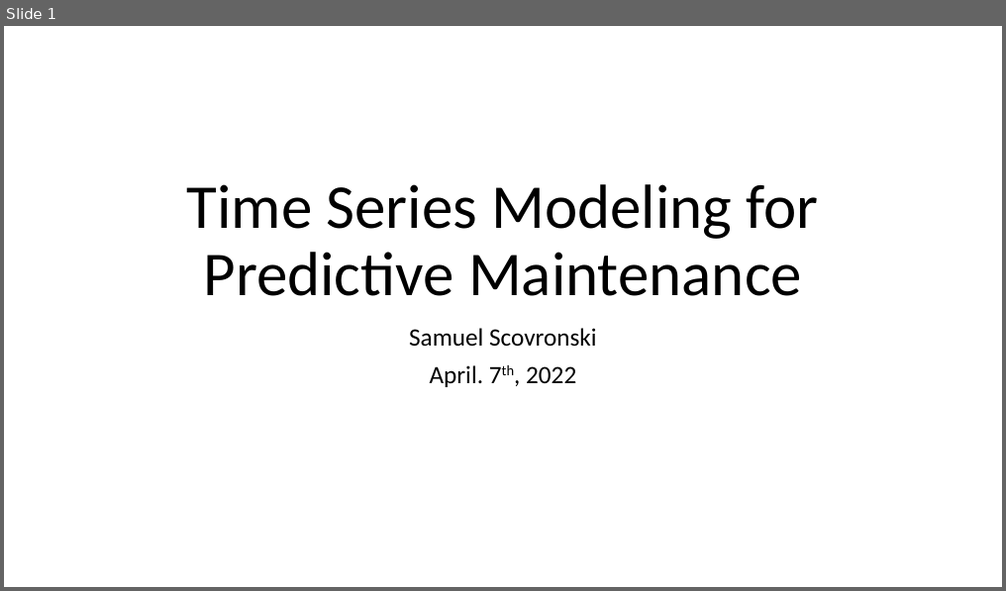
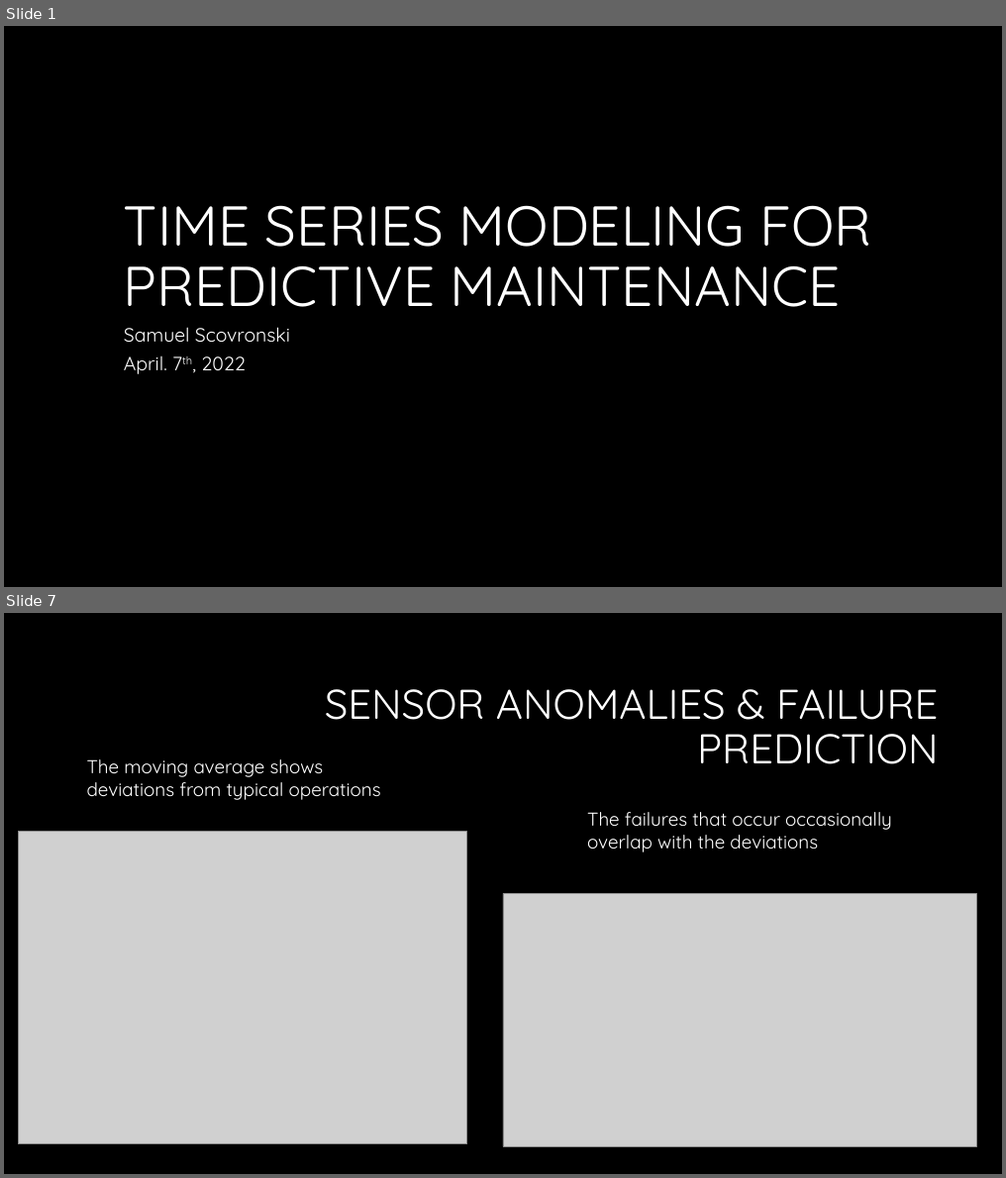
Before and after one commit to scosam/PredictiveMaintenance, a slide deck: reports/Capstone Project Presentation.pptx. Shown one above the other, each under a label of ours: slide 1 before the commit, slides 1 and 7 after it; the slides between them are not shown. The pictures are 1006x591 and 1006x1178 pixels, drawn with LibreOffice and Linux fonts; fonts in the diff are those of the drawing; grey boxes stand for pictures; background and template pictures are left out. Boxes give left, top, right and bottom in pixels: in the first picture for what was removed or moved away, otherwise in the second. Text is boxed around its words. In the diff, an @@ line names an element or a change of style, - is before the commit and + after.

```diff
--- a/reports/Capstone Project Presentation.pptx
+++ b/reports/Capstone Project Presentation.pptx
@@ slide 7 added at [4,613,1002,1174], background #000000 @@
@@ title added at [325,689,938,764], 40 pt, text #FFFFFF @@
+SENSOR ANOMALIES & FAILURE PREDICTION
@@ text added at [87,760,381,800], 18 pt, text #FFFFFF @@
+The moving average shows deviations from typical operations
@@ text added at [587,812,892,853], 18 pt, text #FFFFFF @@
+The failures that occur occasionally overlap with the deviations
@@ picture added at [18,832,467,1145] @@
@@ picture added at [503,894,976,1148] @@
@@ slide 1 changed as well @@
@@ background #FFFFFF to #000000 @@
@@ title at [124,205,872,307]: text changed; size 60 to 54 pt; font Calibri to Quicksand; text colour #000000 to #FFFFFF @@
-Time Series Modeling for Predictive Maintenance
+TIME SERIES MODELING FOR PREDICTIVE MAINTENANCE
@@ subtitle "Samuel Scovronski": place and size @@
-subtitle "Samuel Scovronski" at [409,328,597,387]
+subtitle "Samuel Scovronski" at [124,327,290,374]
@@ subtitle "Samuel Scovronski" at [124,327,290,374]: size 24 to 18.5 pt, font Calibri to Quicksand, text colour #000000 to #FFFFFF; alignment centre to left; line spacing 0.9 to 0.8 @@
```
Also in this commit, not shown: 2 other slides changed, 10 other slides added, 3 slides removed, 4 other files.
